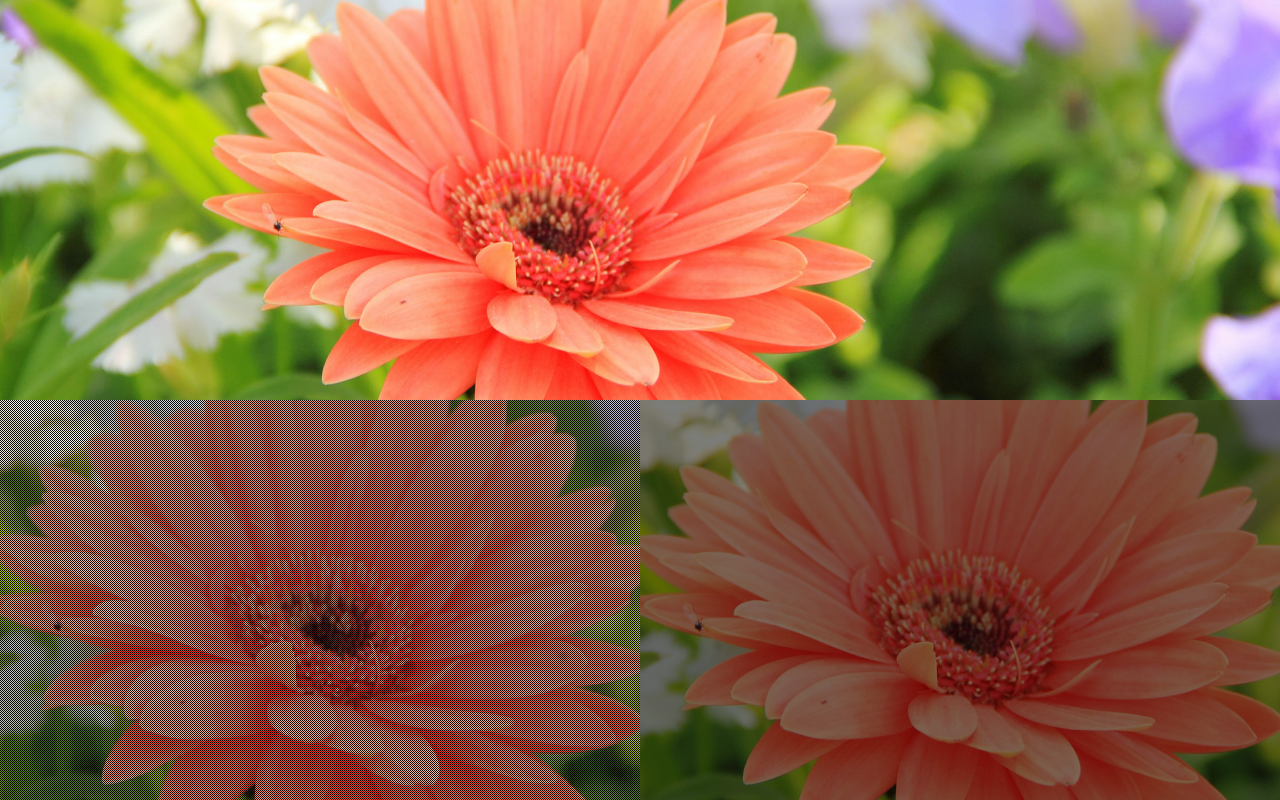
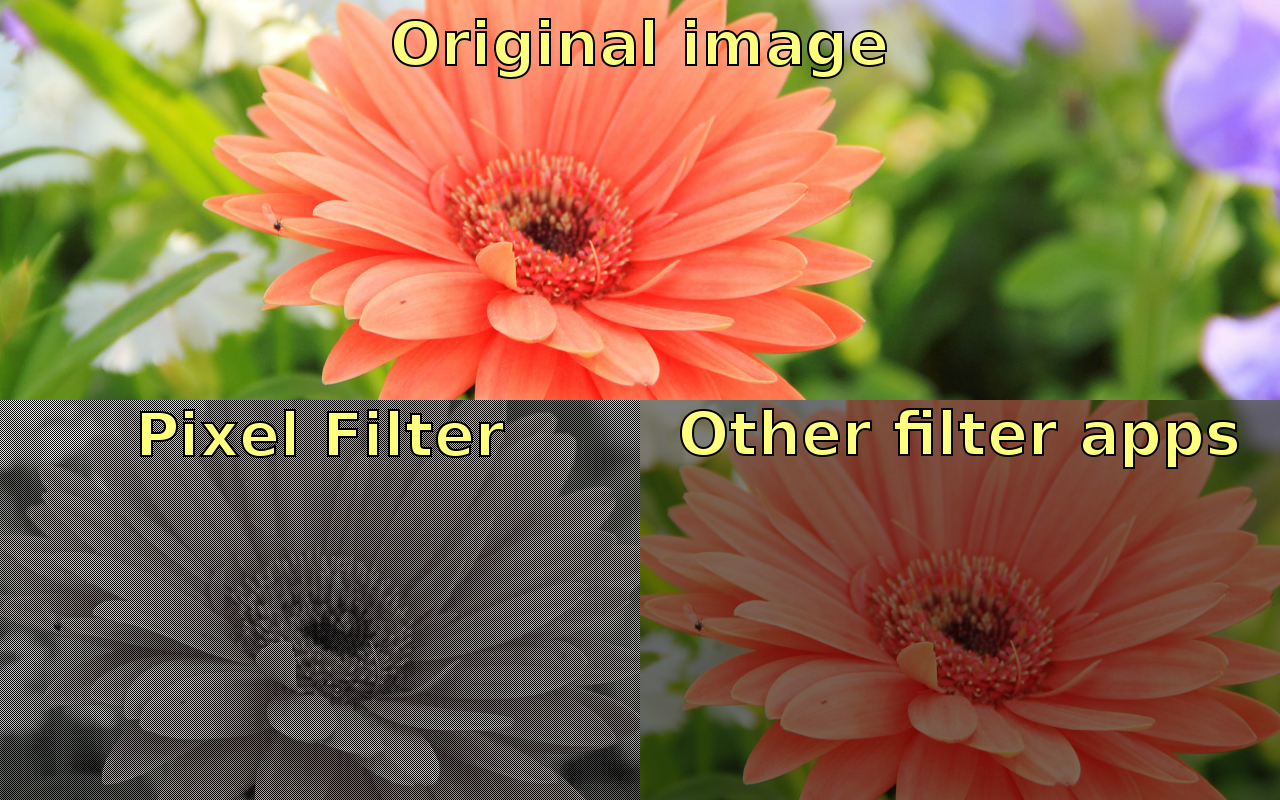
Layers edited between the first and the second (1280, 800) image:
added layer "Other filter apps" above "Pixel Filter" over [680, 408, 1239, 469]
added layer "Pixel Filter" above "Original image" over [140, 409, 505, 458]
added layer "Original image" above "Background" over [392, 18, 887, 79]
